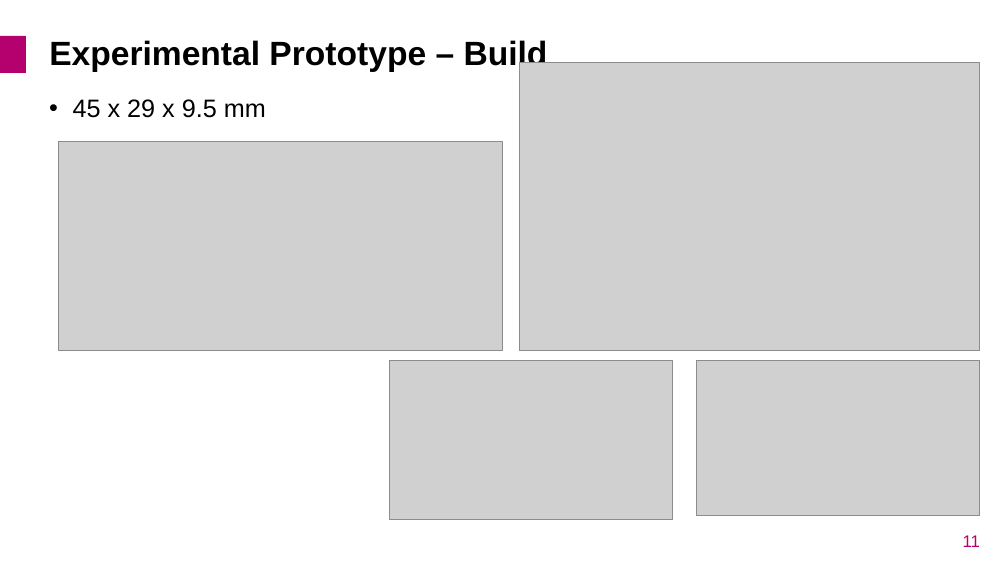
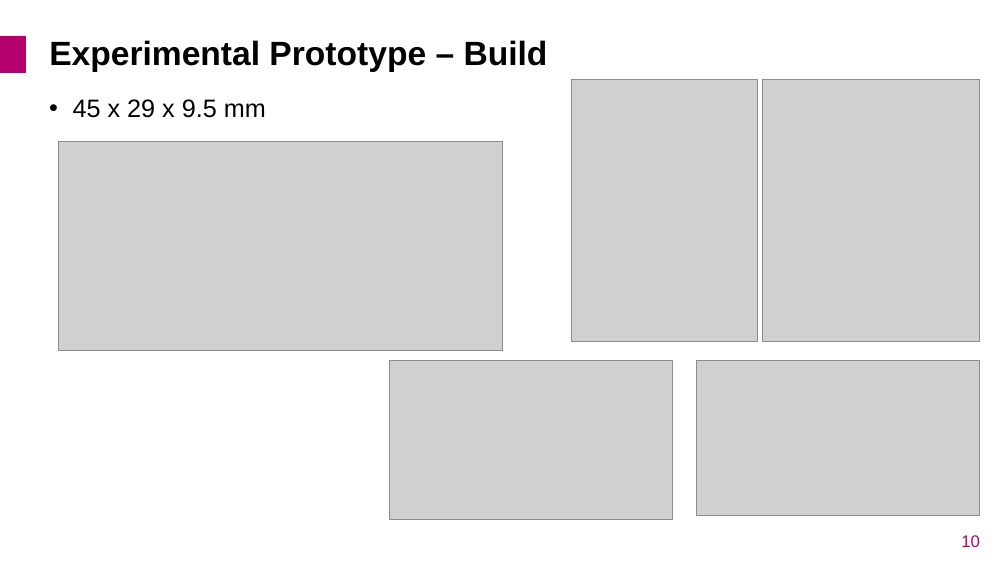
Before and after one commit to Keilomatico/IPEC2026_Coupled_Inductor_Buck, a slide deck: slide 10 of Presentation/IPEC2026_Adrian-Keil_Coupled-Inductor-Buck.pptx (slide 11 before the commit). Drawn at 1008x567 pixels with LibreOffice and Linux fonts; fonts in the diff are those of the drawing; grey boxes stand for pictures; background and template pictures are left out. Boxes give left, top, right and bottom in pixels: in the first picture for what was removed or moved away, otherwise in the second. Text is boxed around its words. In the diff, an @@ line names an element or a change of style, - is before the commit and + after.

```diff
--- a/Presentation/IPEC2026_Adrian-Keil_Coupled-Inductor-Buck.pptx
+++ b/Presentation/IPEC2026_Adrian-Keil_Coupled-Inductor-Buck.pptx
@@ picture removed at [520,62,980,351] @@
@@ picture added at [572,80,758,342] @@
@@ picture added at [762,79,980,341] @@
@@ page number at [961,535,980,547]: text changed @@
-11
+10
```
Also in this commit, not shown: 3 other slides changed, 1 slide added, 2 other files.
